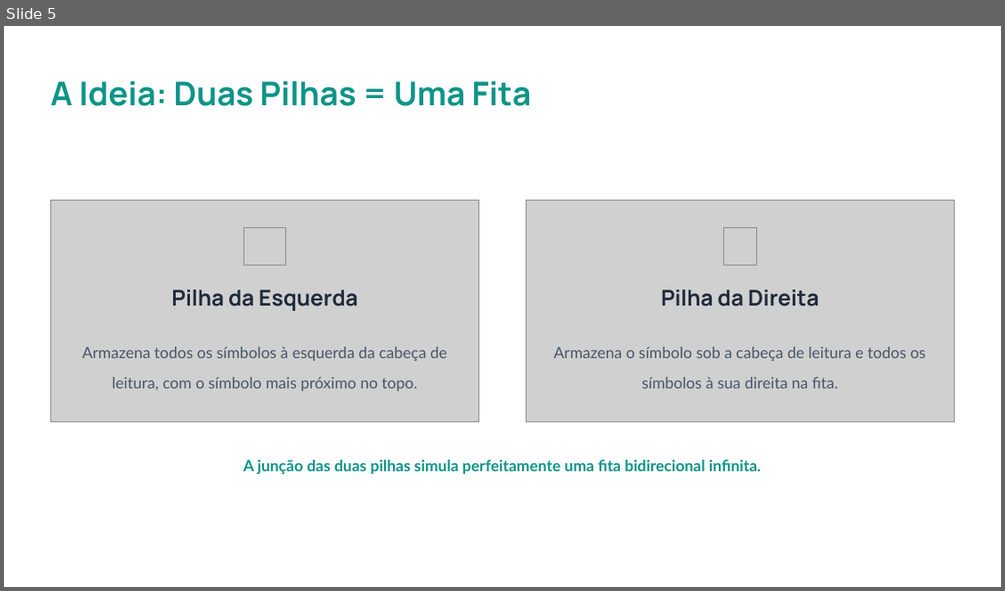
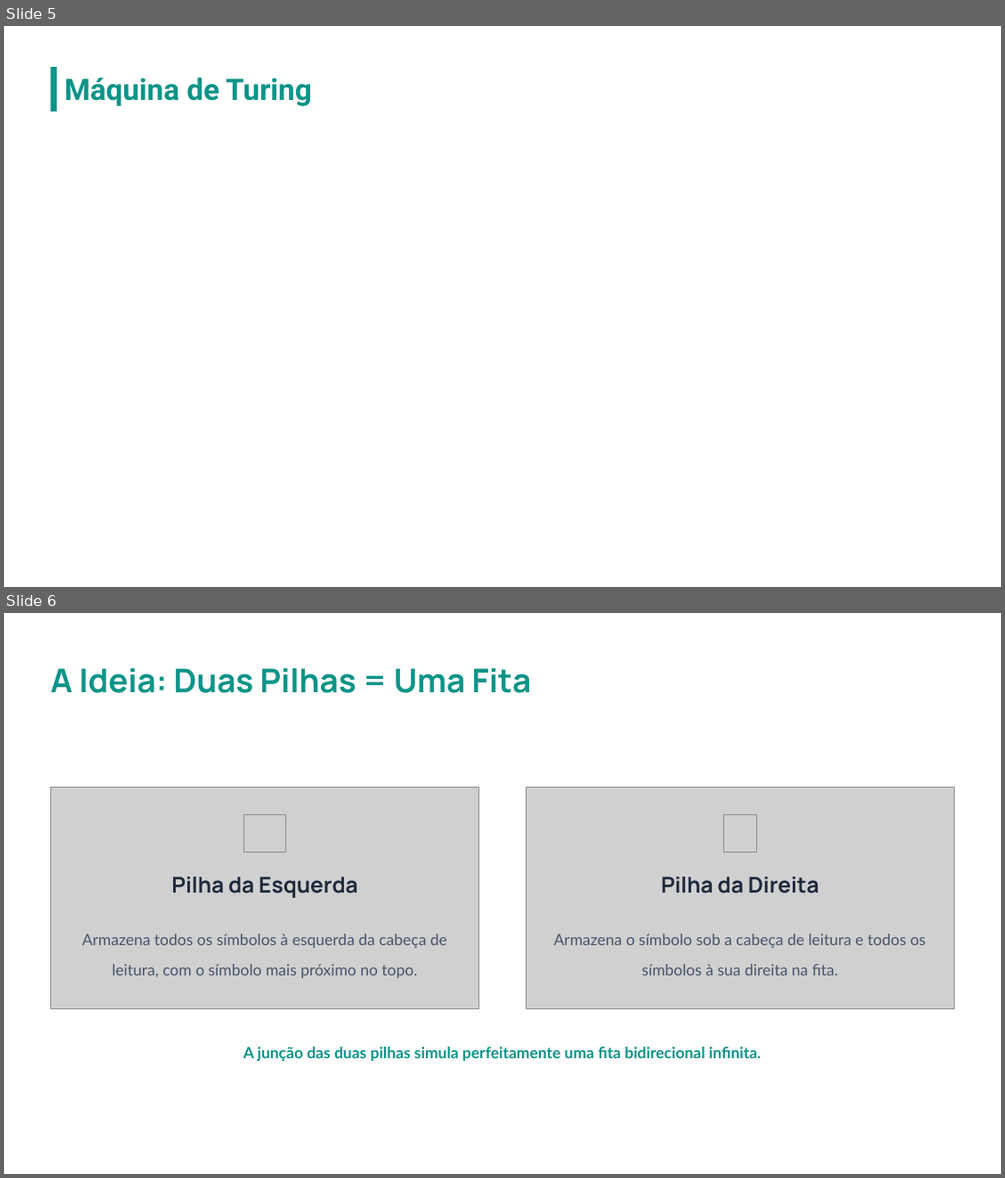
Before and after one commit to levythree/data-structures-project, a slide deck: Seminario/Máquinas de Turing com Pilhas.pptx. Shown one above the other, each under a label of ours: slide 5 before the commit, slides 5 and 6 after it. The pictures are 1005x591 and 1005x1178 pixels, drawn with LibreOffice and Linux fonts; fonts in the diff are those of the drawing; grey boxes stand for pictures; background and template pictures are left out. Boxes give left, top, right and bottom in pixels: in the first picture for what was removed or moved away, otherwise in the second. Text is boxed around its words. In the diff, an @@ line names an element or a change of style, - is before the commit and + after.

```diff
--- a/Seminario/Máquinas de Turing com Pilhas.pptx
+++ b/Seminario/Máquinas de Turing com Pilhas.pptx
@@ slide 5 added at <box>4,26,1001,587</box>, background picture (left out) @@
@@ rectangle added at <box>51,67,57,111</box>, fill #0D9488 @@
@@ text added at <box>65,78,312,106</box>, 28.5 pt, text #0D9488, bold @@
+Máquina de Turing
@@ what was slide 5 is now slide 6 @@
```
Also in this commit, not shown: 3 slides changed, 2 other slides added, 2 slides removed, 9 other files.
